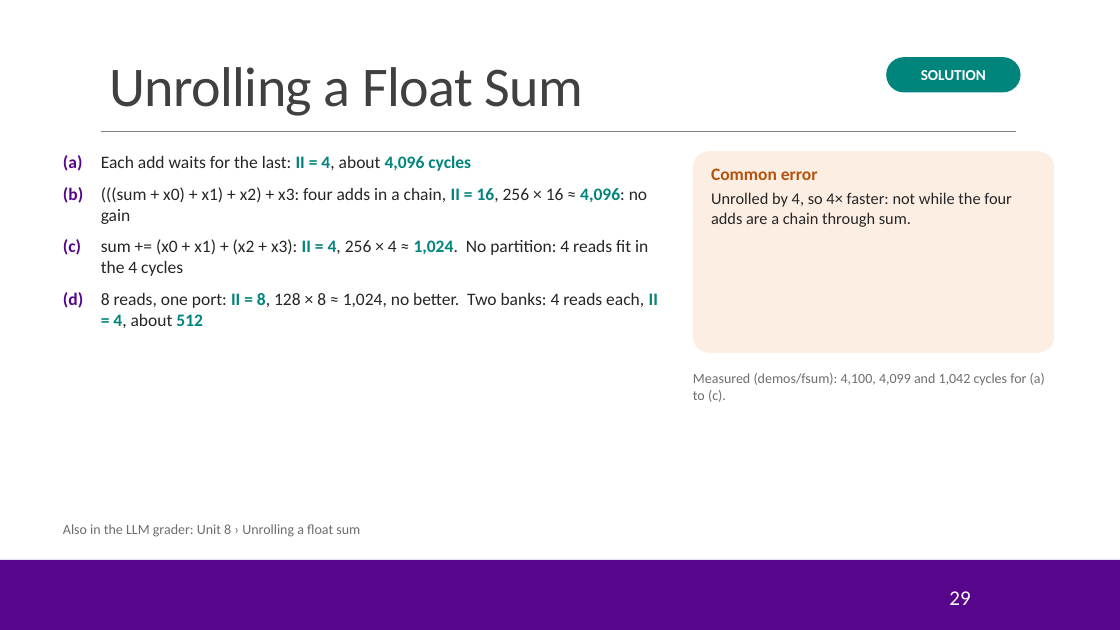
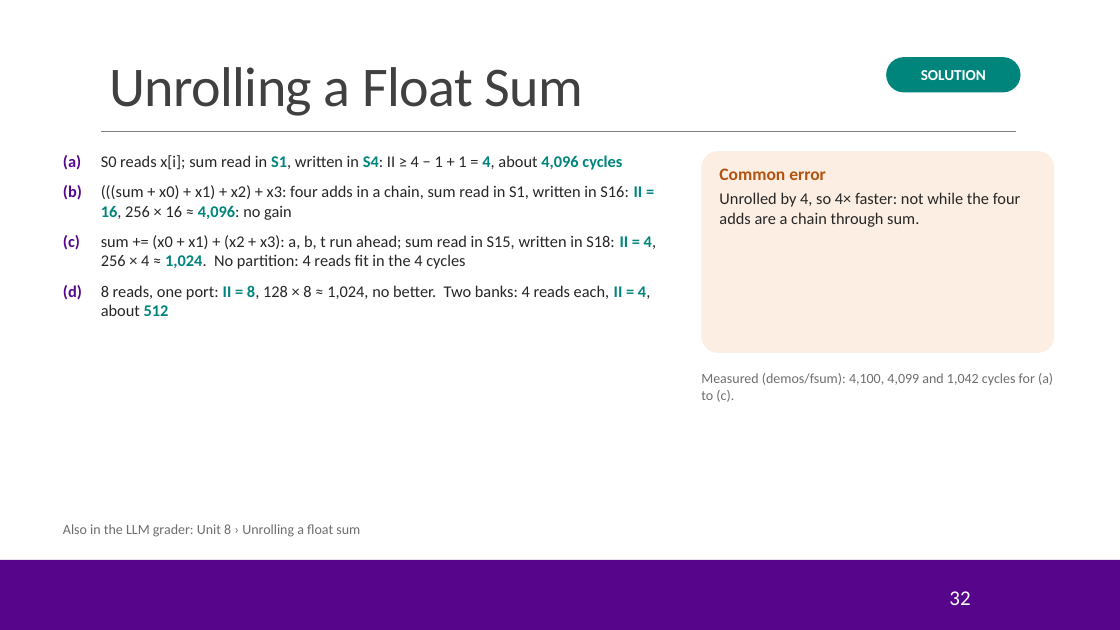
Before and after one commit to sdrangan/hwdesign, a slide deck: slide 32 of units/unit08_unroll/unroll.pptx (slide 29 before the commit). Drawn at 1120x630 pixels with LibreOffice and Linux fonts; fonts in the diff are those of the drawing; background and template pictures are left out. Boxes give left, top, right and bottom in pixels: in the first picture for what was removed or moved away, otherwise in the second. Text is boxed around its words. In the diff, an @@ line names an element or a change of style, - is before the commit and + after.

```diff
--- a/units/unit08_unroll/unroll.pptx
+++ b/units/unit08_unroll/unroll.pptx
@@ text at box(63, 155, 656, 269): text changed; size 15 to 14 pt @@
-(a) Each add waits for the last: II = 4, about 4,096 cycles
-(b) (((sum + x0) + x1) + x2) + x3: four adds in a chain, II = 16, 256 × 16 ≈ 4,096: no gain
-(c) sum += (x0 + x1) + (x2 + x3): II = 4, 256 × 4 ≈ 1,024. No partition: 4 reads fit in the 4 cycles
+(a) S0 reads x[i]; sum read in S1, written in S4: II ≥ 4 − 1 + 1 = 4, about 4,096 cycles
+(b) (((sum + x0) + x1) + x2) + x3: four adds in a chain, sum read in S1, written in S16: II = 16, 256 × 16 ≈ 4,096: no gain
+(c) sum += (x0 + x1) + (x2 + x3): a, b, t run ahead; sum read in S15, written in S18: II = 4, 256 × 4 ≈ 1,024. No partition: 4 reads fit in the 4 cycles
@@ rounded rectangle "Common error": place and size @@
-rounded rectangle "Common error" at box(693, 151, 1054, 353)
+rounded rectangle "Common error" at box(702, 151, 1054, 353)
@@ text at box(63, 285, 650, 316): size 15 to 14 pt in "(d) 8 reads, one port: II = ..." @@
@@ text "Measured (demos/fsum): 4,100, 4,099 and ...": place and size @@
-text "Measured (demos/fsum): 4,100, 4,099 and ..." at box(693, 373, 1045, 402)
+text "Measured (demos/fsum): 4,100, 4,099 and ..." at box(701, 373, 1053, 402)
@@ page number at box(949, 591, 970, 605): text changed @@
-29
+32
```
Also in this commit, not shown: 4 other slides changed, 3 slides added, 11 other files.
